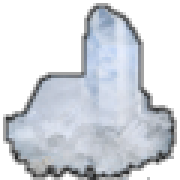
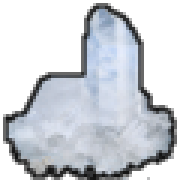
Layers edited between the first and the second 180px x 180px image:
painted on "outline" over [3, 3, 177, 180]
